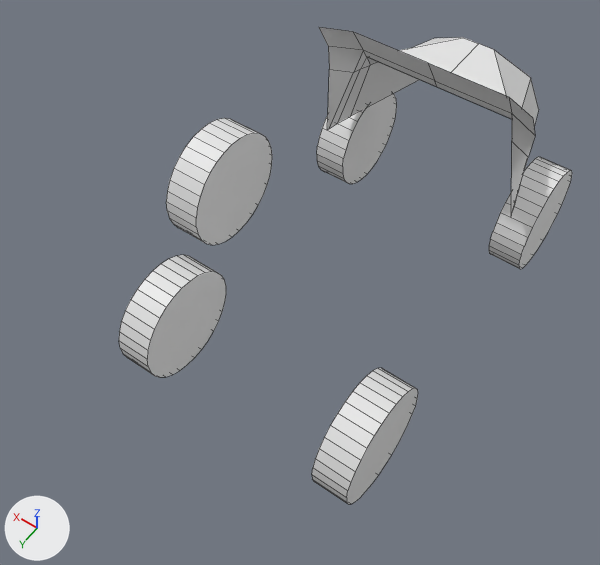
Two versions of the Blender file Truck.blend, one commit apart.
Rendered twice from a camera (50 mm lens) standing at (-2.09, 3.61, 5.69) and looking at (0.15, 0.46, 0.74). Arrows for +X, +Y and +Z are at lower left; the lights stay in place. Mesh edges are drawn as thin lines.
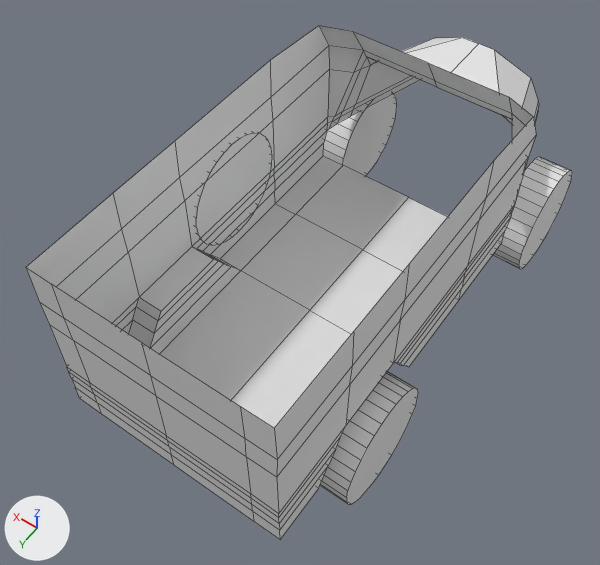
Commit message: Extruding the Back of the Truck

The change in detail:
me_plane is used by ob_plane; location (0.0, -0.964, 1.856); rotation (1.025, 0.0, 0.0), in degrees (59, 0, 0); scale (0.156, 0.156, 0.156).
me_plane had 21 vertices, 12 faces and spanned x 0.0..5.63, y -9.59..1.38, z -3.42..3.69.
me_plane now has 98 vertices, 79 faces and spans x 0.0..5.63, y -9.55..11.36, z -21.0..3.86.
Part 1, on me_plane:
1 vertex is removed from x 3.14, y -9.59, z 3.69.
6 faces are deleted.
2 vertices move from x 5.57..5.63, y -0.56..1.38, z -0.63..-0.58 to x 5.57..5.63, y -0.6..1.44, z -0.57..-0.54.
48 vertices are added at x 0.0..5.63, y -9.55..11.36, z -21.0..3.86.
11 new vertices lie (4.24, 0.0, 0.0) away from vertices in x 0.0, y -6.61..11.36, z -21.0..-4.55.
11 new vertices lie (1.33, 0.0, 0.0) away from vertices in x 4.24, y -6.61..11.36, z -21.0..-4.55.
8 new vertices lie (1.32, 0.0, 0.0) away from vertices in x 4.25, y -0.61..3.3, z -17.6..-12.52.
73 new faces join them.

Location of each change, [x1, y1, x2, y2] in pixels of the pictures (600 x 565 px):
'Plane', reshaped (133% wider, 174% taller)
    before: [319, 27, 539, 214]
    after: [26, 26, 539, 540]
'Cylinder.001', unchanged, covered by the edit
    before: [119, 255, 226, 377]
